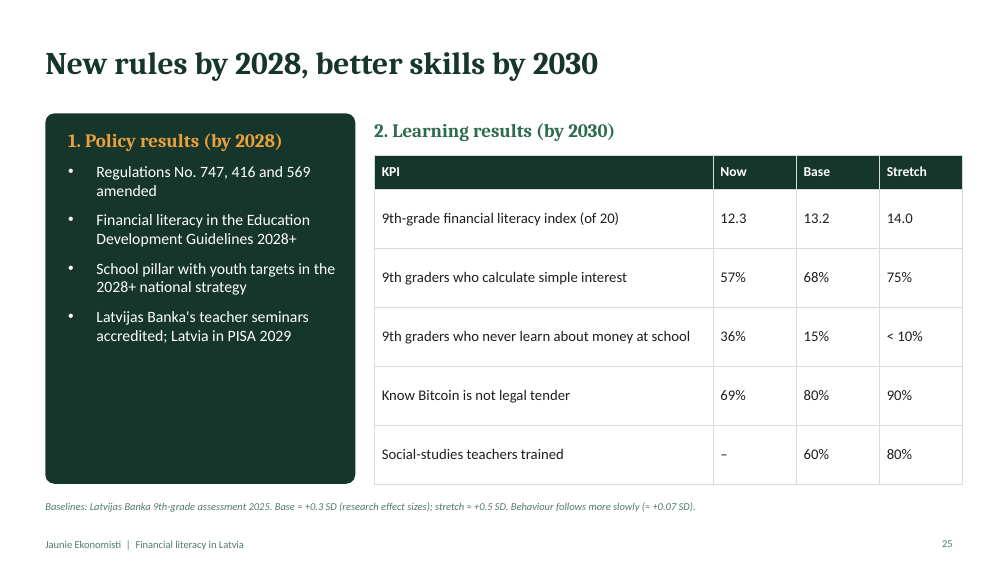
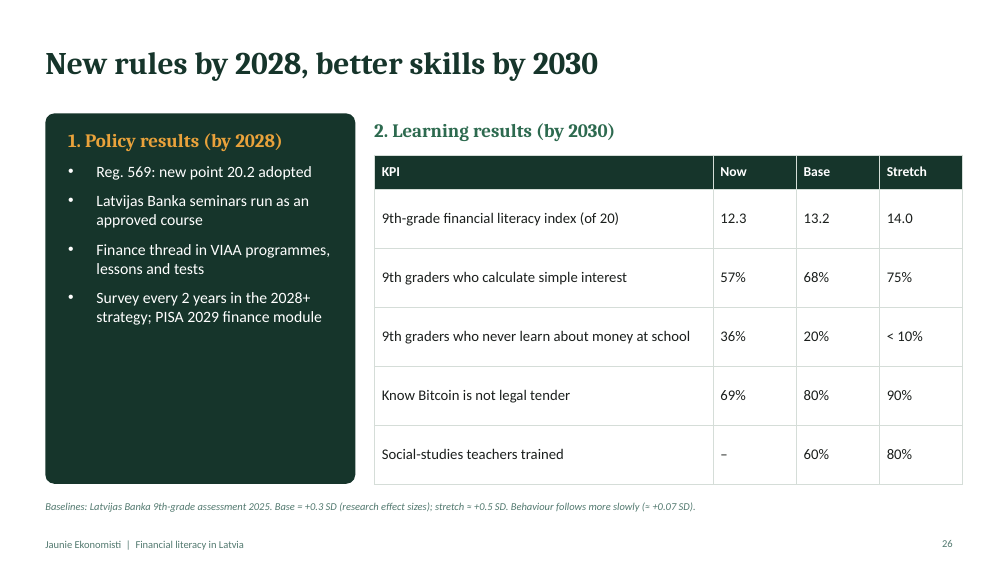
Before and after one commit to ArtisLV890/Elective-Impact-Making-for-the-Competitiveness-and-Data-Driven-Decisions-2026-2027, a slide deck: slide 26 of financial-literacy/presentation/Financial literacy in Latvia - presentation.pptx (slide 25 before the commit). Drawn at 1008x567 pixels with LibreOffice and Linux fonts; fonts in the diff are those of the drawing. Boxes give left, top, right and bottom in pixels: in the first picture for what was removed or moved away, otherwise in the second. Text is boxed around its words. In the diff, an @@ line names an element or a change of style, - is before the commit and + after.

```diff
--- a/financial-literacy/presentation/Financial literacy in Latvia - presentation.pptx
+++ b/financial-literacy/presentation/Financial literacy in Latvia - presentation.pptx
@@ text at <box>96,166,330,325</box>: text changed @@
-• Regulations No. 747, 416 and 569 amended
-• Financial literacy in the Education Development Guidelines 2028+
-• School pillar with youth targets in the 2028+ national strategy
-• Latvijas Banka's teacher seminars accredited; Latvia in PISA 2029
+• Reg. 569: new point 20.2 adopted
+• Latvijas Banka seminars run as an approved course
+• Finance thread in VIAA programmes, lessons and tests
+• Survey every 2 years in the 2028+ strategy; PISA 2029 finance module
@@ table at <box>374,155,963,463</box> @@
-row 4, column 3: 15%
+row 4, column 3: 20%
```
Also in this commit, not shown: 12 other slides changed, 4 slides added, 1 slide removed, 9 other files.
